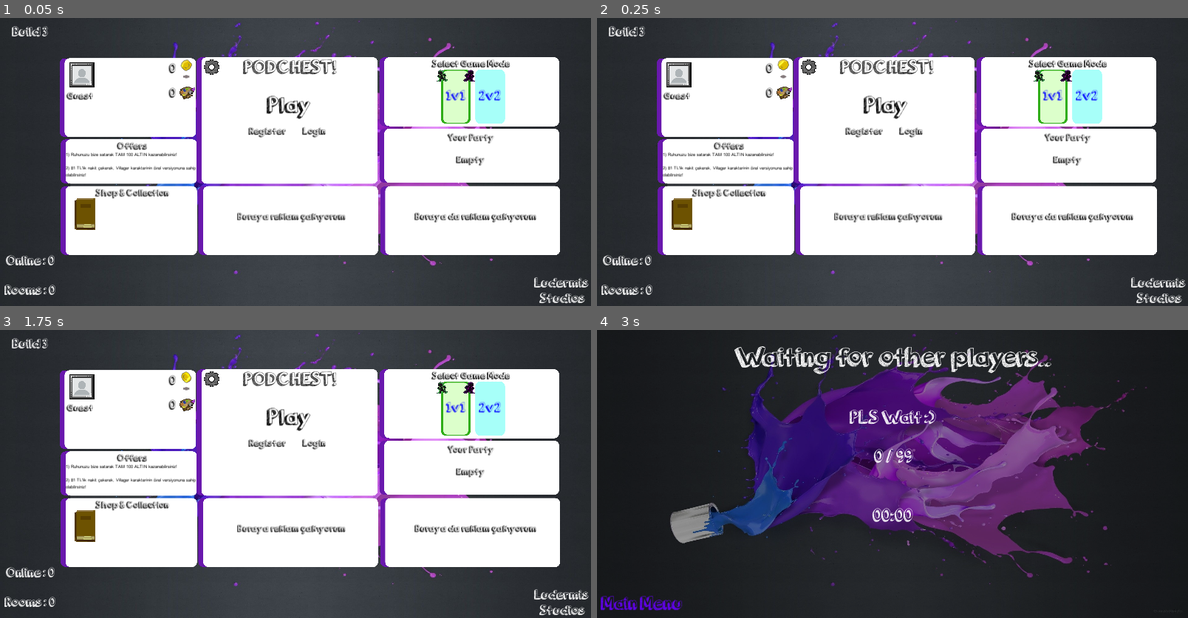
Above: before the commit, frames 1-4 (two rows, left to right).
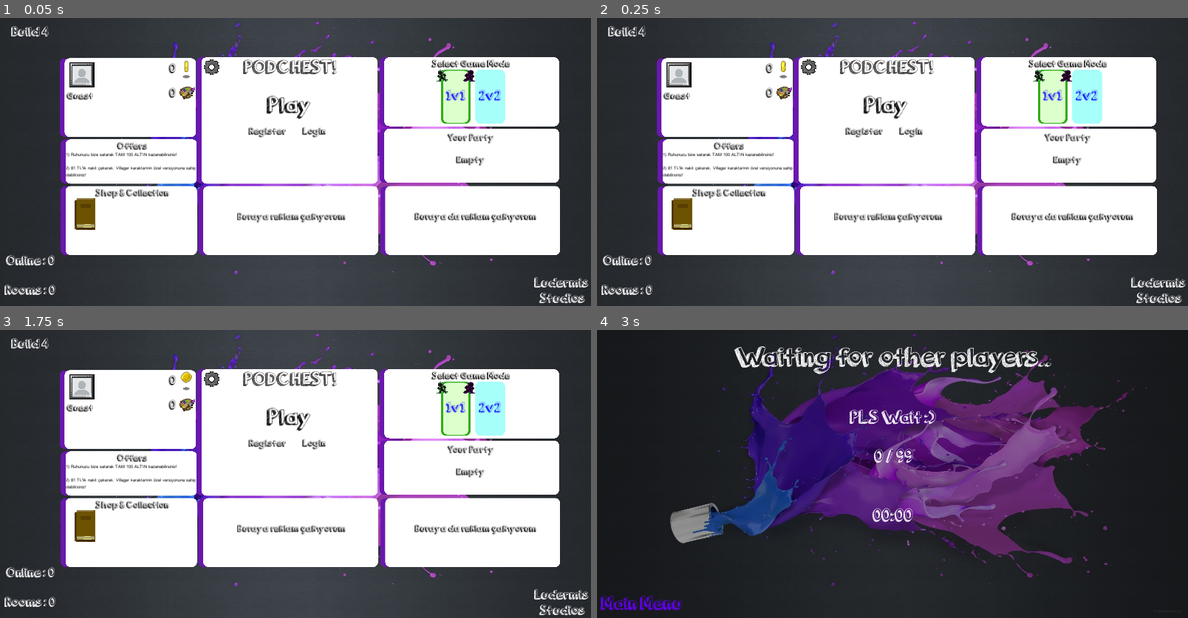
Above: after the commit, the same moments.

Repository: Ludermis/Podchest
Game: Godot game, scene res://Prefabs/Scenes/MainScene.tscn
The game is run twice, just before and just after one commit, with the same random seed, the same clock (stepped at 60 frames per second) and the same inputs.
Inputs (mouse positions are in pixels of both pictures, inside the frame that each line leads up to):
- Up to frame 1 (0.05 s): no input
- Up to frame 2 (0.25 s): no input
- Up to frame 3 (1.75 s): click "Play" at 0.5 s; click "Main Menu" at 1.25 s
- Up to frame 4 (3 s): click "Play" at 2 s; tap Enter at 2.75 s; move the mouse to (1022, 459) at 2.77 s; hold D (right) from 2.78 s (still down); click (1022, 459) at 2.85 s

The runs differ from the first frame. In frame 1, 0.2% of the frame differs, in the area x 1-33%, y 2-22%; in frame 2, 0.2%; in frame 3, 0.2%; in frame 4, nothing differs.

Commit message:
Lynext
Build 4

Diff:
--- /dev/null
+++ b/Prefabs/Scenes/CharacterSelectionScene.tscn
@@ -0,0 +1,129 @@
+[gd_scene load_steps=12 format=2]
+
+[ext_resource path="res://Fonts/orange juice 2.0.ttf" type="DynamicFontData" id=1]
+[ext_resource path="res://Scripts/Scenes/CharacterSelectionScene.gd" type="Script" id=2]
+[ext_resource path="res://Sprites/UI/Backgrounds/background1.jpg" type="Texture" id=3]
+
+[sub_resource type="DynamicFont" id=1]
+size = 43
+outline_size = 2
+outline_color = Color( 0, 0, 0, 1 )
+use_filter = true
+font_data = ExtResource( 1 )
+
+[sub_resource type="DynamicFont" id=2]
+size = 115
+outline_size = 2
+outline_color = Color( 0, 0, 0, 1 )
+use_filter = true
+font_data = ExtResource( 1 )
+
+[sub_resource type="DynamicFontData" id=3]
+font_path = "res://Fonts/orange juice 2.0.ttf"
+
+[sub_resource type="DynamicFont" id=4]
+size = 101
+use_filter = true
+font_data = SubResource( 3 )
+
+[sub_resource type="InputEventKey" id=5]
+pressed = true
+scancode = 16777221
+
+[sub_resource type="ShortCut" id=6]
+shortcut = SubResource( 5 )
+
+[sub_resource type="GDScript" id=8]
+script/source = "extends Button
+
+
+func _ready():
+	pass
+
+func _on_SelectButton_pressed():
+	get_tree().root.get_node(\"Main\").rpc_id(1,\"selectCharacter\",Client.selfPeerID,\"res://Prefabs/Characters/\" + get_tree().root.get_node(\"Main\").buttonGroup.get_pressed_button().name + \".tscn\")
+	disabled = true
+"
+
+[sub_resource type="StyleBoxFlat" id=7]
+bg_color = Color( 0, 0, 0, 0.666667 )
+corner_radius_top_left = 16
+corner_radius_top_right = 16
+corner_radius_bottom_right = 16
+corner_radius_bottom_left = 16
+
+[node name="Main" type="Node2D"]
+script = ExtResource( 2 )
+
+[node name="Background" type="TextureRect" parent="."]
+modulate = Color( 0.6, 0.6, 0.6, 1 )
+margin_right = 1920.0
+margin_bottom = 936.0
+texture = ExtResource( 3 )
+expand = true
+__meta__ = {
+"_edit_lock_": true,
+"_edit_use_anchors_": false
+}
+
+[node name="Time" type="Label" parent="."]
+margin_top = 128.0
+margin_right = 1920.0
+margin_bottom = 192.0
+custom_fonts/font = SubResource( 1 )
+text = "Time"
+align = 1
+valign = 1
+__meta__ = {
+"_edit_use_anchors_": false
+}
+
+[node name="Title" type="Label" parent="."]
+margin_left = 520.0
+margin_right = 1361.0
+margin_bottom = 116.0
+custom_fonts/font = SubResource( 2 )
+text = "Select Character"
+__meta__ = {
+"_edit_use_anchors_": false
+}
+
+[node name="SelectButton" type="Button" parent="."]
+margin_left = 768.0
+margin_top = 704.0
+margin_right = 1152.0
+margin_bottom = 832.0
+custom_fonts/font = SubResource( 4 )
+custom_colors/font_color_disabled = Color( 0.364706, 0.364706, 0.364706, 1 )
+custom_colors/font_color = Color( 0, 1, 0.976471, 1 )
+shortcut = SubResource( 6 )
+text = "Select"
+flat = true
+script = SubResource( 8 )
+__meta__ = {
+"_edit_use_anchors_": false
+}
+
+[node name="Panel" type="Panel" parent="."]
+margin_left = 256.0
+margin_top = 192.0
+margin_right = 1664.0
+margin_bottom = 648.0
+custom_styles/panel = SubResource( 7 )
+__meta__ = {
+"_edit_use_anchors_": false
+}
+
+[node name="HBoxContainer" type="HBoxContainer" parent="Panel"]
+margin_right = 1408.0
+margin_bottom = 128.0
+custom_constants/separation = 128
+__meta__ = {
+"_edit_use_anchors_": false
+}
+
+[node name="FPSTimer" type="Timer" parent="."]
+wait_time = 0.5
+autostart = true
+[connection signal="pressed" from="SelectButton" to="SelectButton" method="_on_SelectButton_pressed"]
+[connection signal="timeout" from="FPSTimer" to="." method="_on_FPSTimer_timeout"]
--- a/Prefabs/Scenes/MainScene.tscn
+++ b/Prefabs/Scenes/MainScene.tscn
@@ -422,7 +422,7 @@
 position = Vector2( 411.598, 34.8854 )
 scale = Vector2( 2, 2 )
 frames = SubResource( 12 )
-frame = 2
+frame = 7
 playing = true
 
 [node name="APSprite" type="AnimatedSprite" parent="AccountPanel"]
--- /dev/null
+++ b/Prefabs/UI/CharacterButton.tscn
@@ -0,0 +1,44 @@
+[gd_scene load_steps=5 format=2]
+
+[ext_resource path="res://Sprites/UI/Characters/Villager.png" type="Texture" id=1]
+[ext_resource path="res://Fonts/arial.ttf" type="DynamicFontData" id=2]
+[ext_resource path="res://Sprites/UI/frame.png" type="Texture" id=3]
+
+[sub_resource type="DynamicFont" id=1]
+size = 39
+use_filter = true
+font_data = ExtResource( 2 )
+
+[node name="CharacterButton" type="TextureButton"]
+margin_right = 128.0
+margin_bottom = 128.0
+rect_min_size = Vector2( 128, 128 )
+toggle_mode = true
+texture_pressed = ExtResource( 3 )
+expand = true
+__meta__ = {
+"_edit_use_anchors_": false
+}
+
+[node name="TextureRect" type="TextureRect" parent="."]
+show_behind_parent = true
+margin_right = 128.0
+margin_bottom = 128.0
+texture = ExtResource( 1 )
+expand = true
+__meta__ = {
+"_edit_use_anchors_": false
+}
+
+[node name="Label" type="Label" parent="."]
+margin_left = -64.0
+margin_top = 128.0
+margin_right = 192.0
+margin_bottom = 176.0
+custom_fonts/font = SubResource( 1 )
+text = "Villager"
+align = 1
+valign = 1
+__meta__ = {
+"_edit_use_anchors_": false
+}
--- a/Scripts/Global/Vars.gd
+++ b/Scripts/Global/Vars.gd
@@ -16,7 +16,7 @@
 var objects = {}
 var roomMaster = -1
 var ping = 9999
-var build = "3"
+var build = "4"
 var buildConfirmed = false
 var newBuildIfMineWrong
 
--- /dev/null
+++ b/Scripts/Scenes/CharacterSelectionScene.gd
@@ -0,0 +1,36 @@
+extends Node2D
+
+var buttonGroup
+
+func _ready():
+	buttonGroup = ButtonGroup.new()
+
+	var node = preload("res://Prefabs/UI/CharacterButton.tscn").instance()
+	var defaultCharacter = "Villager"
+	node.name = defaultCharacter
+	node.pressed = true
+	node.get_node("TextureRect").texture = load("res://Sprites/UI/Characters/" + defaultCharacter + ".png")
+	node.get_node("Label").text = defaultCharacter
+	node.group = buttonGroup
+	$"Panel/HBoxContainer".add_child(node)
+
+	if Vars.loggedIn:
+		for i in Vars.accountInfo["ownedCharacters"]:
+			if i != defaultCharacter:
+				node = preload("res://Prefabs/UI/CharacterButton.tscn").instance()
+				node.name = i
+				node.get_node("TextureRect").texture = load("res://Sprites/UI/Characters/" + i + ".png")
+				node.get_node("Label").text = i
+				node.group = buttonGroup
+				$"Panel/HBoxContainer".add_child(node)
+
+remote func gotGameTime (time, ping):
+	Vars.ping = OS.get_ticks_msec() - ping
+	$"Time".text = Vars.timeToString(time)
+
+remote func gameStarted ():
+	get_tree().change_scene("res://Prefabs/Scenes/GameScene.tscn")
+
+
+func _on_FPSTimer_timeout():
+	rpc_id(1,"demandGameTime",Client.selfPeerID,OS.get_ticks_msec(),Vars.ping)
--- a/Scripts/Scenes/WaitingScene.gd
+++ b/Scripts/Scenes/WaitingScene.gd
@@ -8,11 +8,8 @@
 func _process (delta):
 	$Time.text = Vars.timeToString(int(Vars.time - startedTime))
 
-remote func gameStarted ():
-	get_tree().change_scene("res://Prefabs/Scenes/GameScene.tscn")
-
-remote func roomMasterChanged(newMaster):
-	Vars.roomMaster = newMaster
+remote func selectionStarted ():
+	get_tree().change_scene("res://Prefabs/Scenes/CharacterSelectionScene.tscn")
 
 remote func playerCountUpdated (count, mx):
 	$Players.text = str(count) + " / " + str(mx)
